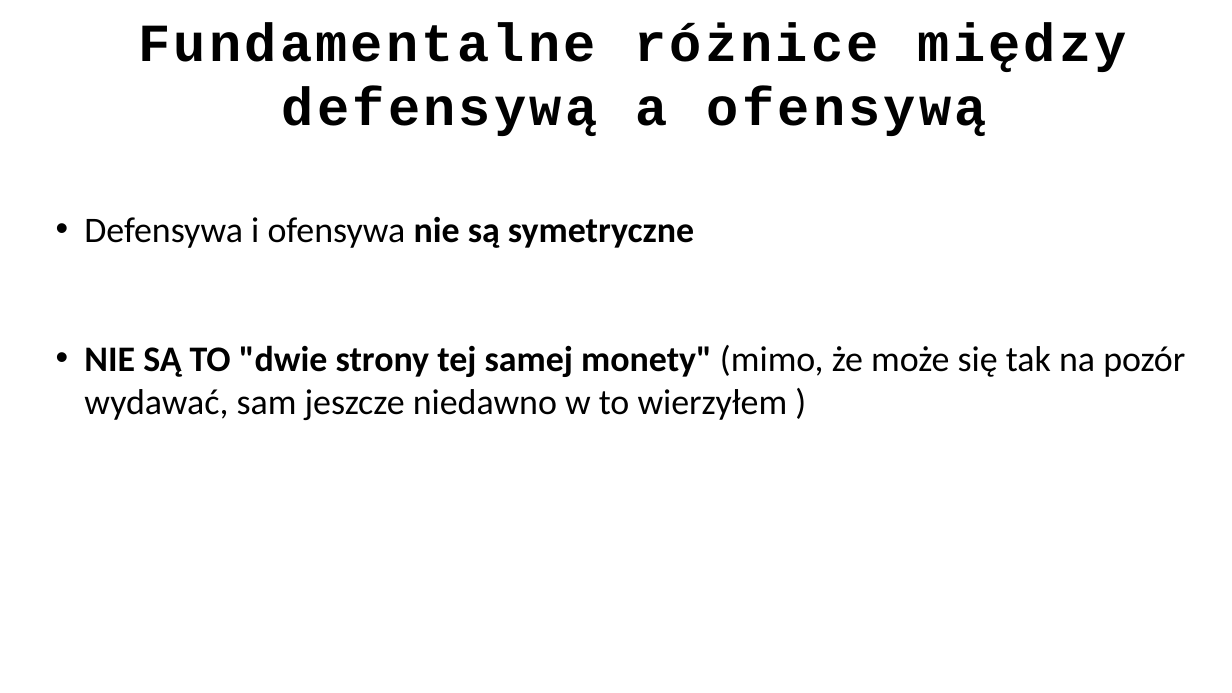
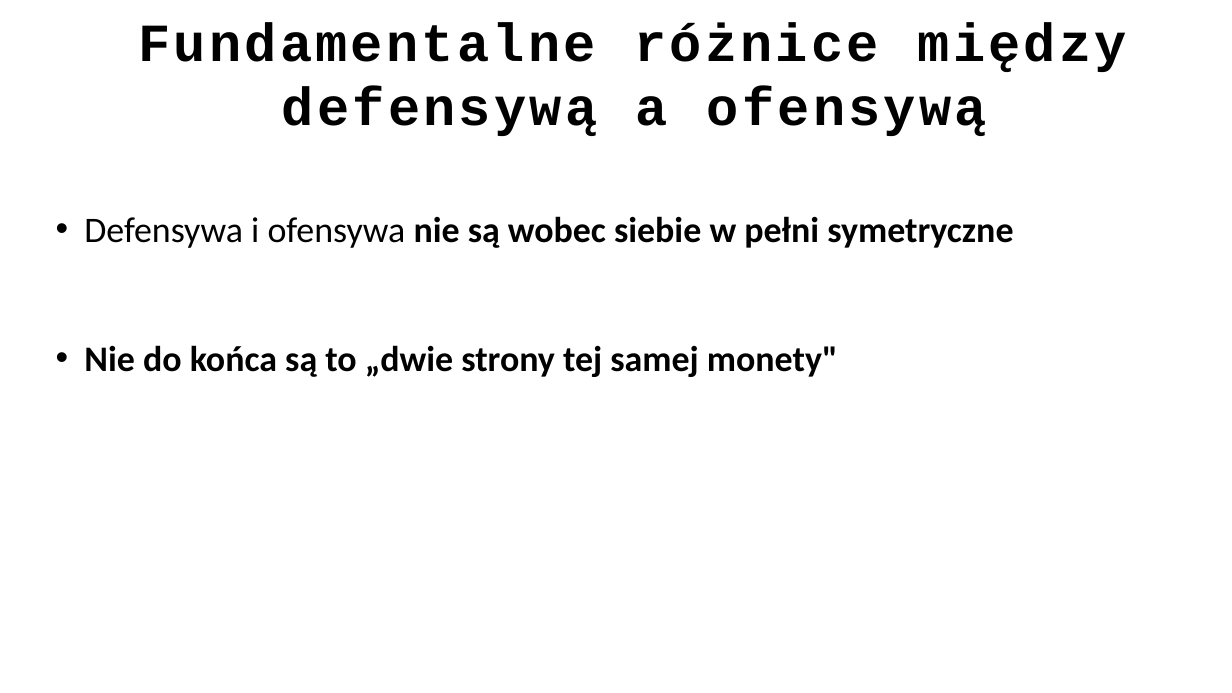
Before and after one commit to ewilded/DFIR, a slide deck: slide 7 of 3_Bezpieczenstwo_ofensywne.pptx. Drawn at 1232x693 pixels with LibreOffice and Linux fonts; fonts in the diff are those of the drawing. Boxes give left, top, right and bottom in pixels: in the first picture for what was removed or moved away, otherwise in the second. Text is boxed around its words. In the diff, an @@ line names an element or a change of style, - is before the commit and + after.

```diff
--- a/3_Bezpieczenstwo_ofensywne.pptx
+++ b/3_Bezpieczenstwo_ofensywne.pptx
@@ text at [84, 216, 1013, 377]: text changed; bold on @@
-• Defensywa i ofensywa nie są symetryczne
-• NIE SĄ TO "dwie strony tej samej monety" (mimo, że może się tak na pozór wydawać, sam jeszcze niedawno w to wierzyłem )
+• Defensywa i ofensywa nie są wobec siebie w pełni symetryczne
+• Nie do końca są to „dwie strony tej samej monety"
```
Also in this commit, not shown: 15 other slides changed, 5 other files.
